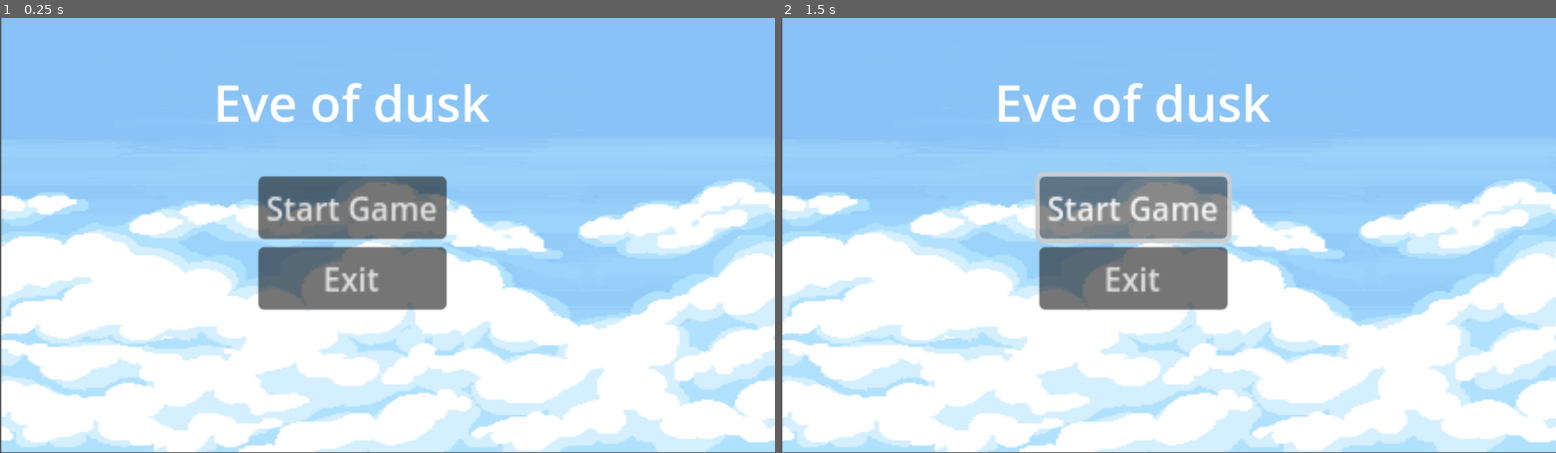
Above: before the commit, frames 1-2 (left to right).
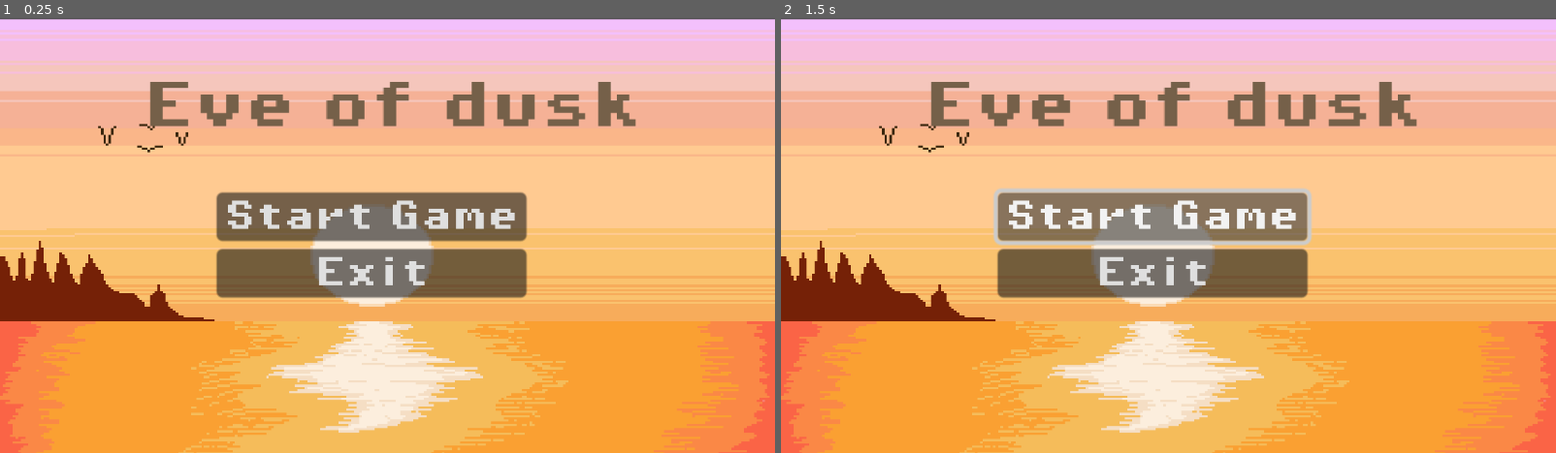
Above: after the commit, the same moments.

Repository: Mgodar42/Eve_of_dusk
Game: Godot game, scene res://Scene/control.tscn
Same seed, same stepped clock (60 frames per second), same inputs: the game is played once before the commit and once after it. The project has no main scene, so this scene is started directly.
Inputs:
- Up to frame 1 (0.25 s): no input
- Up to frame 2 (1.5 s): click "Start Game" at 0.5 s; click "Start Game" at 1.25 s

The runs differ from the first frame. In frame 1, 99% of the frame differs, in the area x 0-100%, y 0-100%; in frame 2, 98%.

Commit message:
Made changes to the control panal and added font to the folder

Diff:
--- a/Scene/control.tscn
+++ b/Scene/control.tscn
@@ -1,10 +1,11 @@
-[gd_scene load_steps=4 format=3 uid="uid://dtfusshwugvuf"]
+[gd_scene load_steps=5 format=3 uid="uid://dtfusshwugvuf"]
 
 [ext_resource type="Script" path="res://Script/control.gd" id="1_q8hvo"]
-[ext_resource type="Texture2D" uid="uid://lw45sbv575u" path="res://background/tilesetOpenGameBackground.png" id="2_x7fa6"]
+[ext_resource type="Texture2D" uid="uid://busmke5mixb18" path="res://background/9499f0aa2a54524.png" id="2_fu7uk"]
+[ext_resource type="FontFile" uid="uid://chylhwcjt5pta" path="res://text/PixelOperator8-Bold.ttf" id="3_47ve3"]
 
-[sub_resource type="StyleBoxTexture" id="StyleBoxTexture_dx5ux"]
-texture = ExtResource("2_x7fa6")
+[sub_resource type="StyleBoxTexture" id="StyleBoxTexture_riprt"]
+texture = ExtResource("2_fu7uk")
 
 [node name="Control" type="Control"]
 layout_mode = 3
@@ -22,38 +23,50 @@
 anchors_preset = 15
 anchor_right = 1.0
 anchor_bottom = 1.0
-offset_left = 2.0
-offset_top = -3.0
-offset_right = 2.0
-offset_bottom = -3.0
 grow_horizontal = 2
 grow_vertical = 2
-theme_override_styles/panel = SubResource("StyleBoxTexture_dx5ux")
+theme_override_styles/panel = SubResource("StyleBoxTexture_riprt")
 
 [node name="VBoxContainer" type="VBoxContainer" parent="."]
-layout_mode = 0
-offset_left = 384.0
-offset_top = 234.0
-offset_right = 480.0
-offset_bottom = 300.0
+layout_mode = 1
+anchors_preset = 8
+anchor_left = 0.5
+anchor_top = 0.5
+anchor_right = 0.5
+anchor_bottom = 0.5
+offset_left = -254.0
+offset_top = -66.0
+offset_right = -96.0
+offset_bottom = -11.0
+grow_horizontal = 2
+grow_vertical = 2
 scale = Vector2(2.91608, 3.00767)
 
 [node name="Button2" type="Button" parent="VBoxContainer"]
 layout_mode = 2
-text = "Start Game"
+theme_override_fonts/font = ExtResource("3_47ve3")
+text = "Start Game
+"
 
 [node name="Button3" type="Button" parent="VBoxContainer"]
 layout_mode = 2
+theme_override_fonts/font = ExtResource("3_47ve3")
 text = "Exit
 "
 
 [node name="Label" type="Label" parent="."]
-layout_mode = 0
-offset_left = 317.0
-offset_top = 71.0
-offset_right = 737.0
-offset_bottom = 162.0
+layout_mode = 1
+anchors_preset = 5
+anchor_left = 0.5
+anchor_right = 0.5
+offset_left = -362.0
+offset_top = 92.0
+offset_right = 290.0
+offset_bottom = 159.0
+grow_horizontal = 2
 scale = Vector2(1.13555, 1.14817)
+theme_override_colors/font_color = Color(0.458824, 0.376471, 0.286275, 1)
+theme_override_fonts/font = ExtResource("3_47ve3")
 theme_override_font_sizes/font_size = 66
 text = "Eve of dusk"
 
--- a/project.godot
+++ b/project.godot
@@ -13,3 +13,7 @@
 config/name="Eve of dusk"
 config/features=PackedStringArray("4.3", "Forward Plus")
 config/icon="res://icon.svg"
+
+[rendering]
+
+textures/canvas_textures/default_texture_filter=0
Binary file added: background/9499f0aa2a54524.png
Not shown, added: background/9499f0aa2a54524.png.import
Binary file added: background/planet_background_final.jpg
Not shown, added: background/planet_background_final.jpg.import
Binary file added: text/PixelOperator8-Bold.ttf
Not shown, added: text/PixelOperator8-Bold.ttf.import
